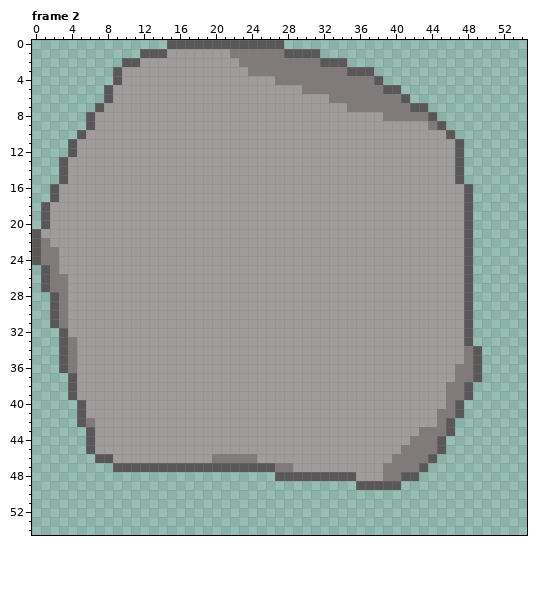
Two versions of one pixel-art file, Assets/Rocks.aseprite. This is how it looked before the edit.
55x55 pixels, 5 frames. Shown: frame 2. The commit also changed other frames, which this record leaves out.
The result:
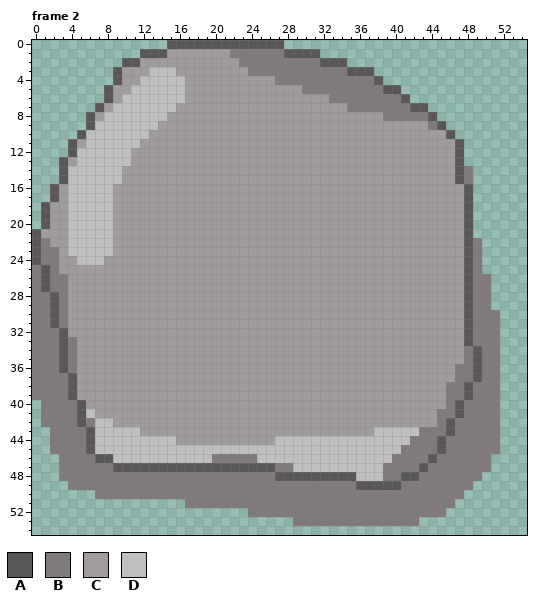
Palette (. is transparent): A #595757  B #807b7a  C #9f9c9b  D #bfbfbf
What changed:
layer "Layer 3" added
Frame 2, layers "Layer 1", "Layer 3":
The edit adds colour B in rows 14 to 15 at x 48; in rows 22 to 24 at x 49; in row 25 at x 0 and 49; in rows 26 to 27 at x 0 and 49 to 50; in rows 28 to 29 at x 0 to 1 and 49 to 50; in rows 30 to 31 at x 0 to 1 and 49 to 51.
The edit adds colour B in rows 32 to 33 at x 0 to 2 and 49 to 51; in rows 34 to 36 at x 0 to 2 and 50 to 51; in row 37 at x 0 to 3 and 50 to 51; in rows 38 to 39 at x 0 to 3 and 49 to 51; in rows 40 to 41 at x 1 to 4 and 48 to 51; in row 42 at x 1 to 4 and 47 to 51.
The edit adds colour B in row 43 at x 2 to 5 and 47 to 51; in rows 44 to 45 at x 2 to 5 and 46 to 51; in row 46 at x 3 to 6 and 45 to 50; in row 47 at x 3 to 8 and 44 to 50; in row 48 at x 3 to 26 and 43 to 49; in row 49 at x 4 to 35 and 41 to 48.
The edit adds colour B in row 50 at x 7 to 47; in row 51 at x 17 to 46; in row 52 at x 24 to 45; in row 53 at x 29 to 42.
Colour C gives way to colour D in row 3 at x 13 to 15; in row 4 at x 12 to 16; in row 5 at x 11 to 16; in row 6 at x 10 to 16; in row 7 at x 9 to 15; in row 8 at x 8 to 14.
Colour C gives way to colour D in row 9 at x 7 to 13; in row 10 at x 6 to 12; in row 11 at x 6 to 11; in rows 12 to 13 at x 5 to 10; in rows 14 to 15 at x 4 to 9; in rows 16 to 23 at x 4 to 8.
Colour C gives way to colour D in row 24 at x 5 to 7; in row 41 at x 6; in row 42 at x 7 to 8; in row 43 at x 7 to 11 and 38 to 42; in row 44 at x 7 to 15 and 27 to 41; in row 45 at x 7 to 40.
Colour C gives way to colour D in row 46 at x 9 to 19 and 25 to 39; in row 47 at x 29 to 38; in row 48 at x 36 to 38.
Where, in picture pixels (left, top, right, bottom), the same in both pictures:
changed: (32, 67, 500, 526)
